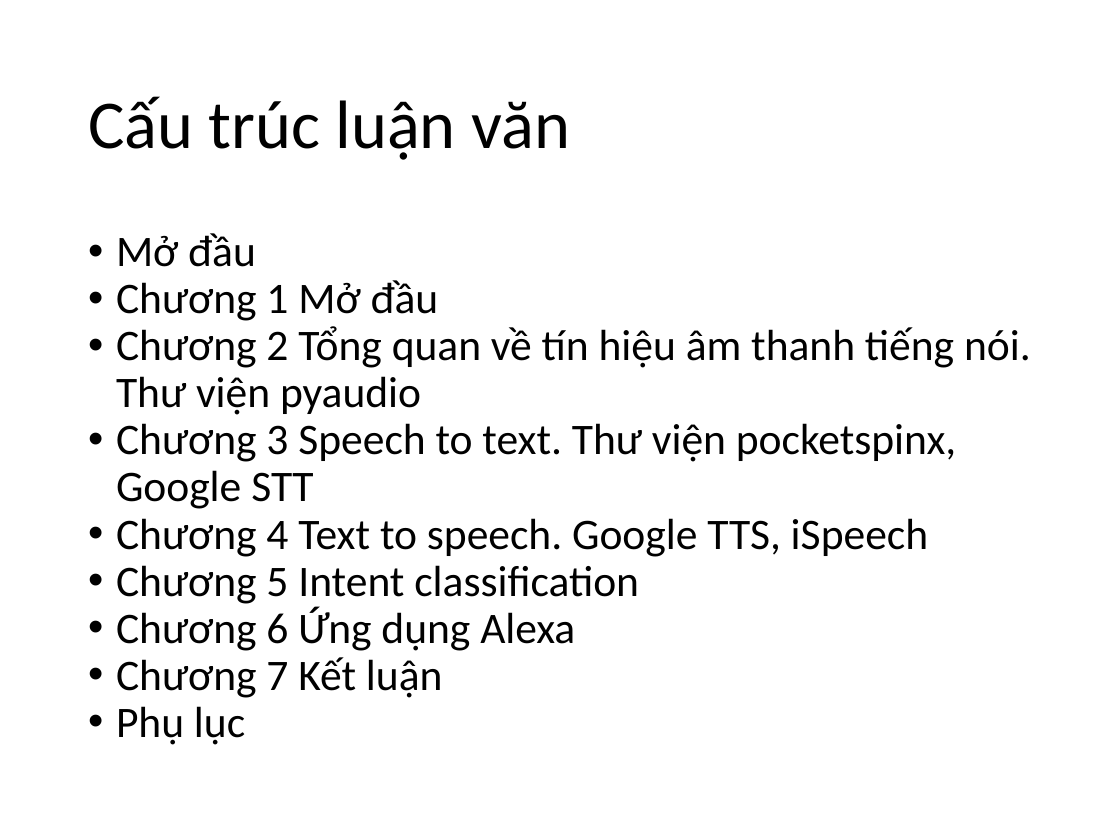
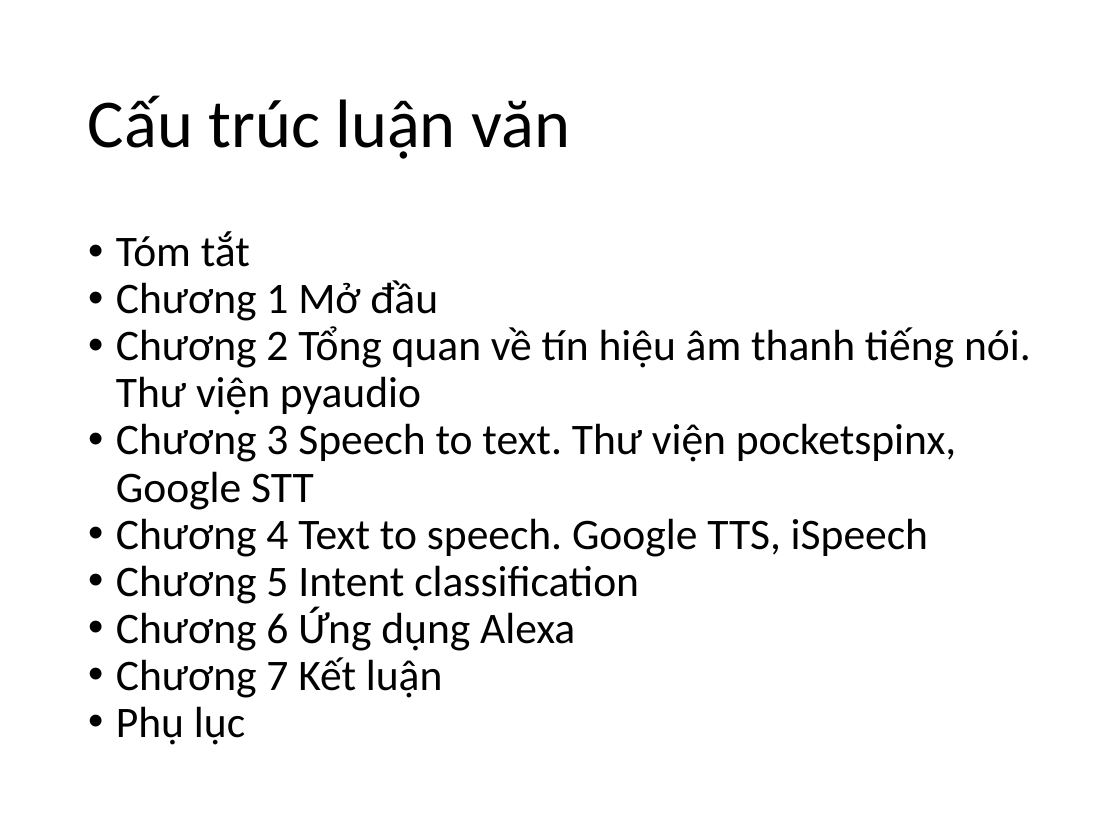
Before and after one commit to phamngoctuan1995/latex_thesis, a slide deck: slide 2 of CauTrucLuanVan.pptx. Drawn at 1120x840 pixels with LibreOffice and Linux fonts; fonts in the diff are those of the drawing. Boxes give left, top, right and bottom in pixels: in the first picture for what was removed or moved away, otherwise in the second. Text is boxed around its words. In the diff, an @@ line names an element or a change of style, - is before the commit and + after.

```diff
--- a/CauTrucLuanVan.pptx
+++ b/CauTrucLuanVan.pptx
@@ text at (116, 231, 250, 267): text changed @@
-• Mở đầu
+• Tóm tắt
```
Also in this commit, not shown: 9 other files.
